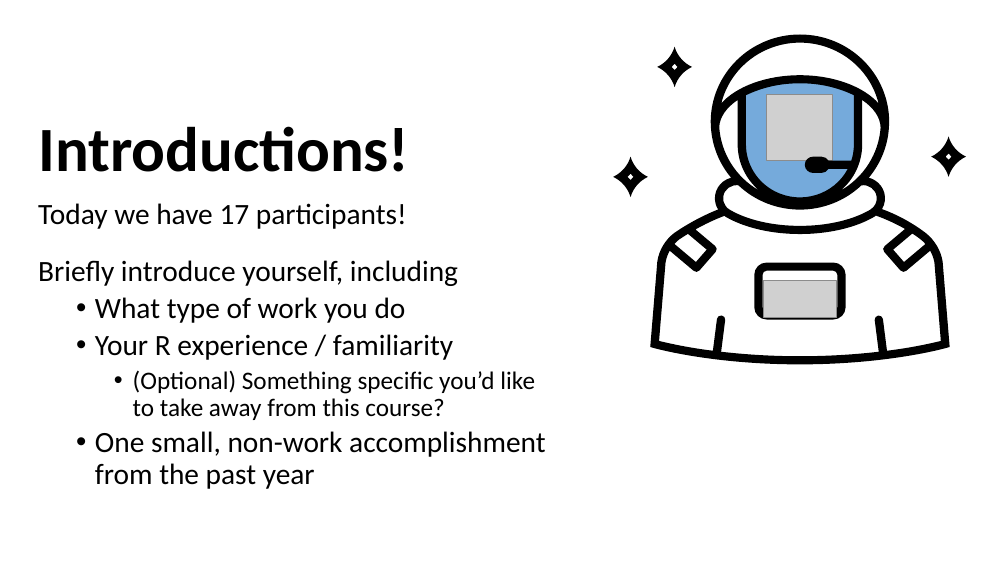
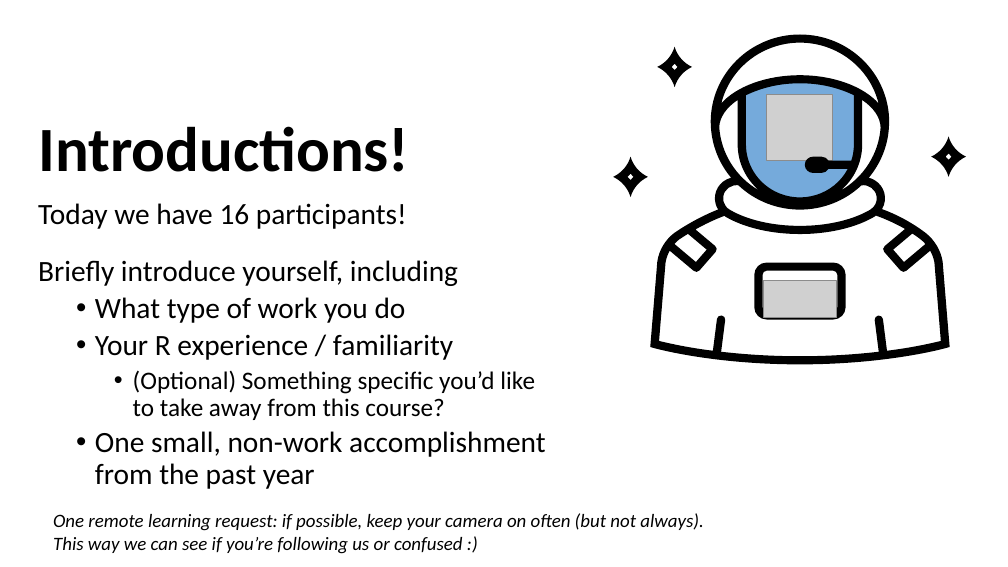
Before and after one commit to justinpriest/ADFG_R_Intro_Workshop, a slide deck: slide 2 of presentations/1 - Welcome and motivation.pptx. Drawn at 1008x567 pixels with LibreOffice and Linux fonts; fonts in the diff are those of the drawing; grey boxes stand for pictures. Boxes give left, top, right and bottom in pixels: in the first picture for what was removed or moved away, otherwise in the second. Text is boxed around its words. In the diff, an @@ line names an element or a change of style, - is before the commit and + after.

```diff
--- a/presentations/1 - Welcome and motivation.pptx
+++ b/presentations/1 - Welcome and motivation.pptx
@@ text at [38, 203, 407, 229]: text changed @@
-Today we have 17 participants!
+Today we have 16 participants!
@@ text added at [53, 513, 704, 554], 18 pt, text #000000, italic @@
+One remote learning request: if possible, keep your camera on often (but not always). This way we can see if you’re following us or confused :)
```
Also in this commit, not shown: 1 other slide changed, 1 other file.
